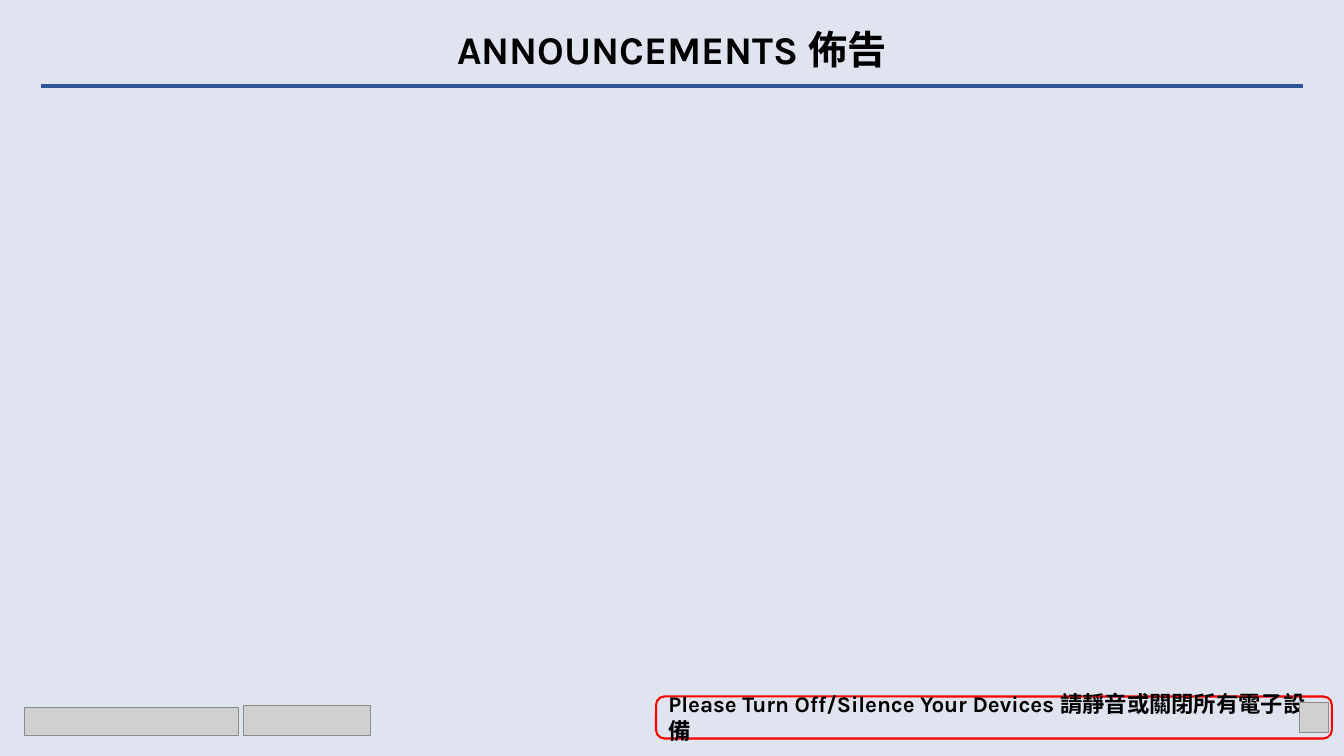
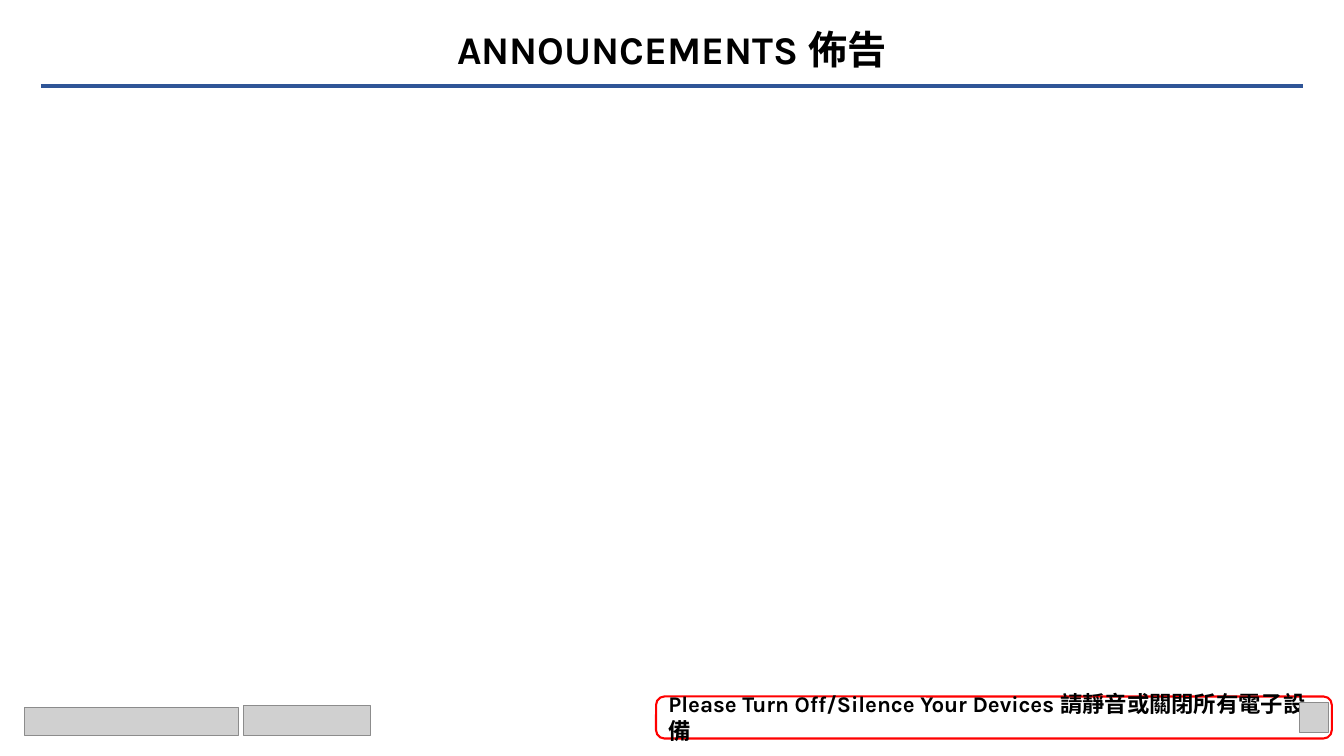
Before and after one commit to calebchanwy/tjc-powerpoint, a slide deck: slide 7 of TJCPowerPoint/Resources/ServiceWidescreen.pptx. Drawn at 1344x756 pixels with LibreOffice and Linux fonts; fonts in the diff are those of the drawing; grey boxes stand for pictures. Boxes give left, top, right and bottom in pixels: in the first picture for what was removed or moved away, otherwise in the second. Text is boxed around its words. In the diff, an @@ line names an element or a change of style, - is before the commit and + after.

```diff
--- a/TJCPowerPoint/Resources/ServiceWidescreen.pptx
+++ b/TJCPowerPoint/Resources/ServiceWidescreen.pptx
@@ background #DFE4EF to #FFFFFF @@
```
Also in this commit, not shown: 10 other slides changed, 25 other files.
